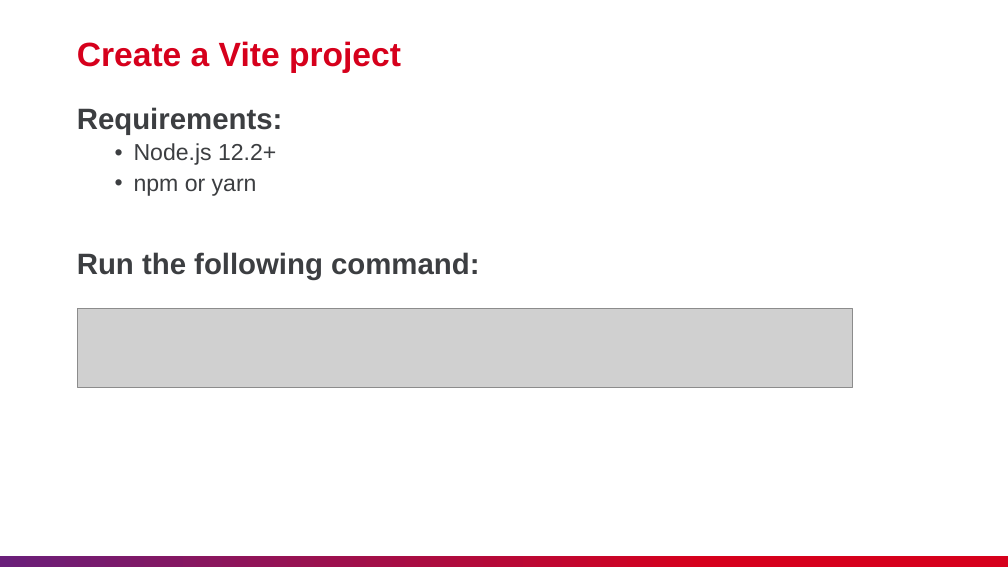
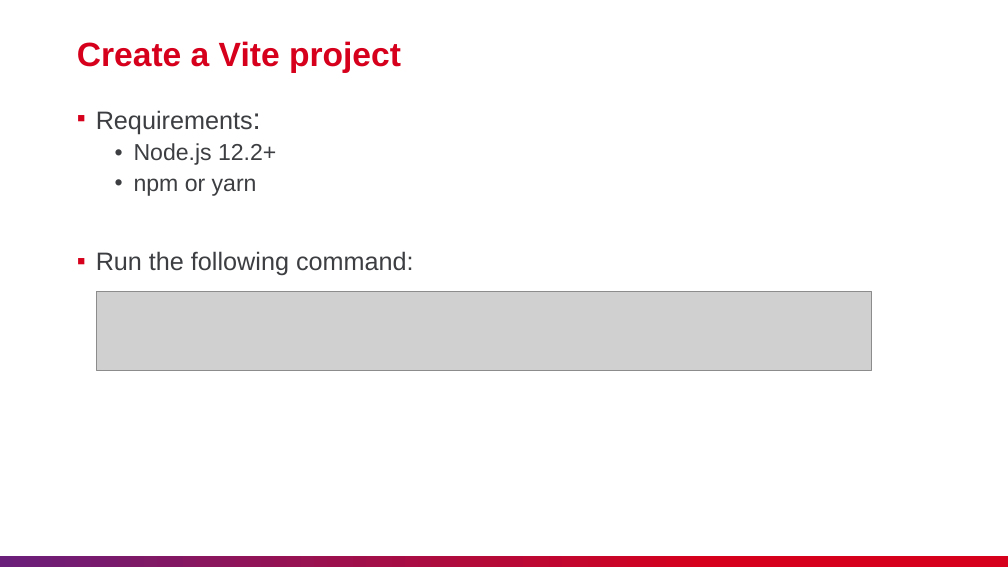
Before and after one commit to nashtech-garage/nodejs-vite-js_load_test, a slide deck: slide 16 of vite/slide/NT_Vitejs.pptx. Drawn at 1008x567 pixels with LibreOffice and Linux fonts; fonts in the diff are those of the drawing; grey boxes stand for pictures. Boxes give left, top, right and bottom in pixels: in the first picture for what was removed or moved away, otherwise in the second. Text is boxed around its words. In the diff, an @@ line names an element or a change of style, - is before the commit and + after.

```diff
--- a/vite/slide/NT_Vitejs.pptx
+++ b/vite/slide/NT_Vitejs.pptx
@@ text at box(96, 110, 414, 275): size 28 to 24 pt, bold off in "Requirements:", "Run the following command:"; bullet none to ▪ @@
@@ picture: place and size @@
-picture at box(78, 309, 853, 387)
+picture at box(97, 292, 872, 371)
```
